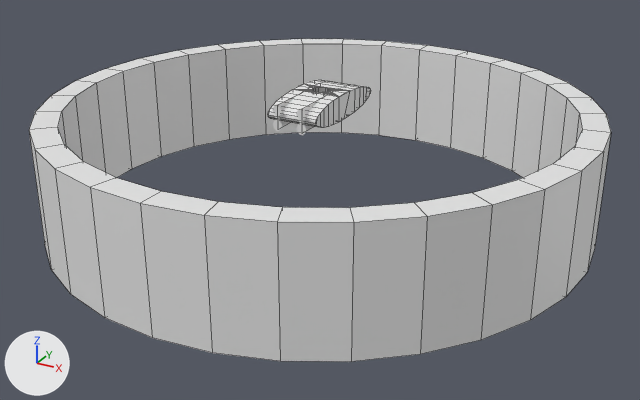
The Blender file ship.blend, before and after one commit.
Both versions are drawn from a camera (50 mm lens) standing at (31.3, -57.4, 20.4) and looking at (0.7, -1.8, -7.4). Arrows for +X, +Y and +Z are at lower left; the lights stay in place. Mesh edges are drawn as thin lines on the coarser meshes.

Objects in the first picture: 'Circle', 'Ship'.
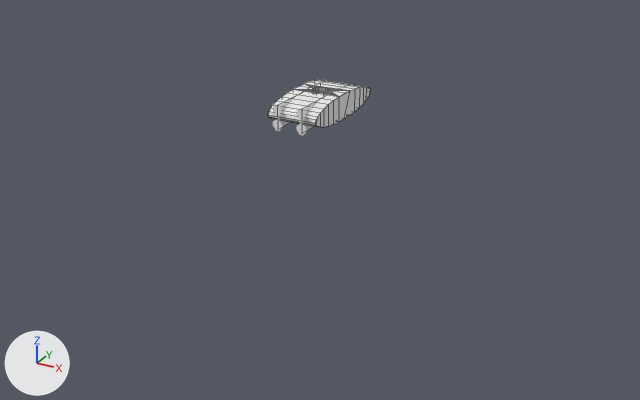
What differs and where, as boxes [x1, y1, x2, y2] in the pictures (640 x 400 px):
'Circle', hidden: before [29, 39, 611, 362]

The change, as a diff of the scene's bpy script:
```diff
--- a/ship.blend.py
+++ b/ship.blend.py
@@ ob_circle @@
 ob_circle.scale = (19.3, 19.3, 19.3)
+ob_circle.hide_viewport = True
```
